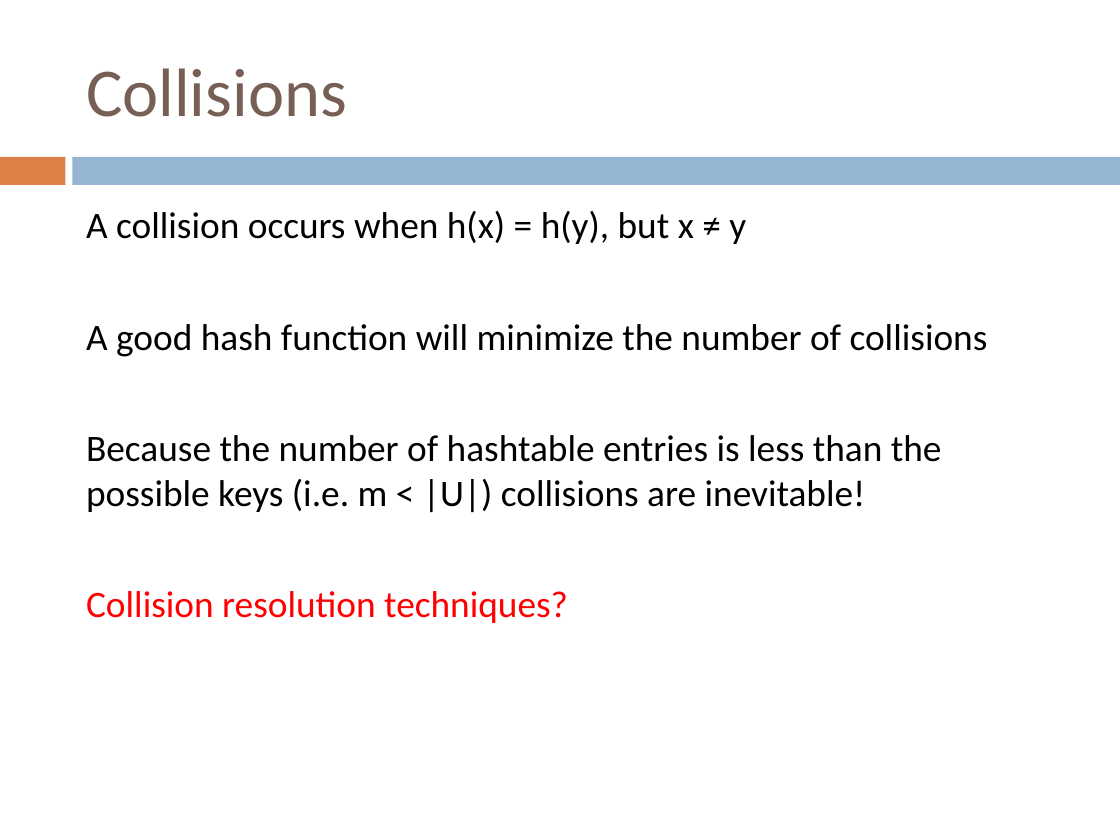
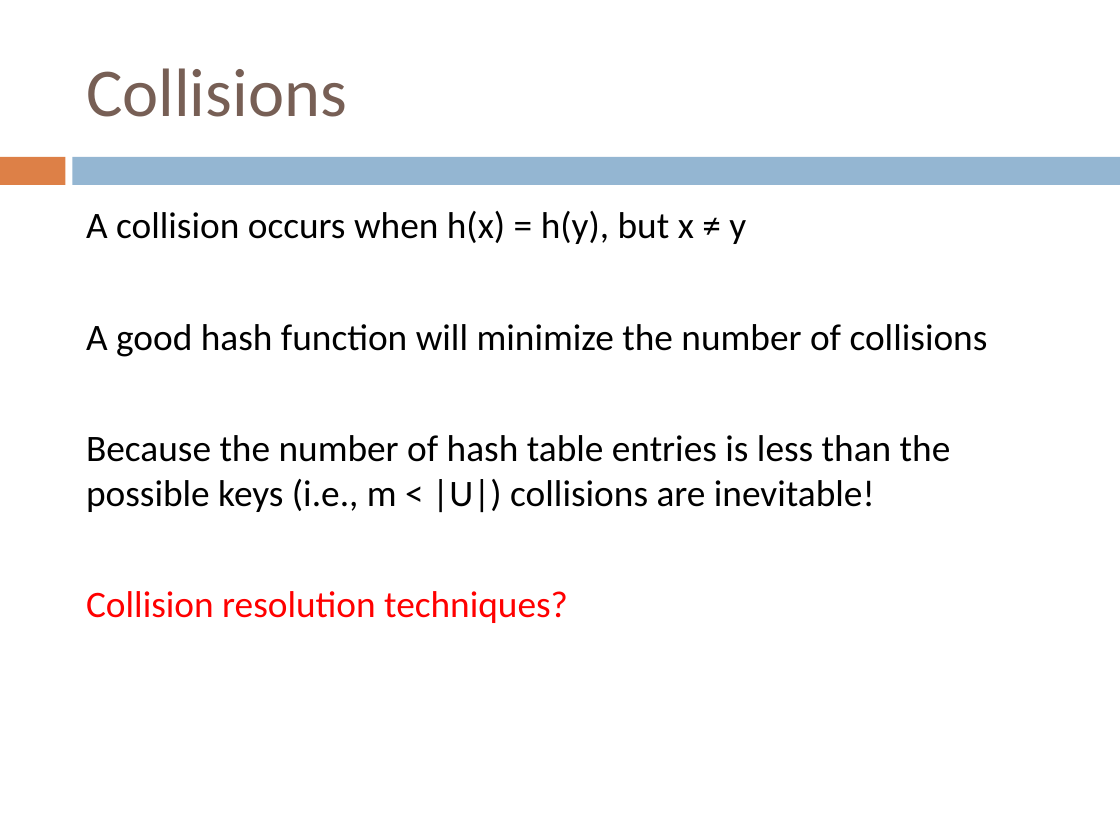
Before and after one commit to Collins-kariuk/Algorithms, a slide deck: slide 19 of Lectures/Lecture 16_Hashtables.pptx (slide 20 before the commit). Drawn at 1120x840 pixels with LibreOffice and Linux fonts; fonts in the diff are those of the drawing. Boxes give left, top, right and bottom in pixels: in the first picture for what was removed or moved away, otherwise in the second. Text is boxed around its words. In the diff, an @@ line names an element or a change of style, - is before the commit and + after.

Commit message:
Review Lecture 16_Hashtables

```diff
--- a/Lectures/Lecture 16_Hashtables.pptx
+++ b/Lectures/Lecture 16_Hashtables.pptx
@@ text at bbox=[86, 435, 951, 512]: text changed @@
-Because the number of hashtable entries is less than the possible keys (i.e. m < |U|) collisions are inevitable!
+Because the number of hash table entries is less than the possible keys (i.e., m < |U|) collisions are inevitable!
```
Also in this commit, not shown: 24 other slides changed, 1 slide removed.
